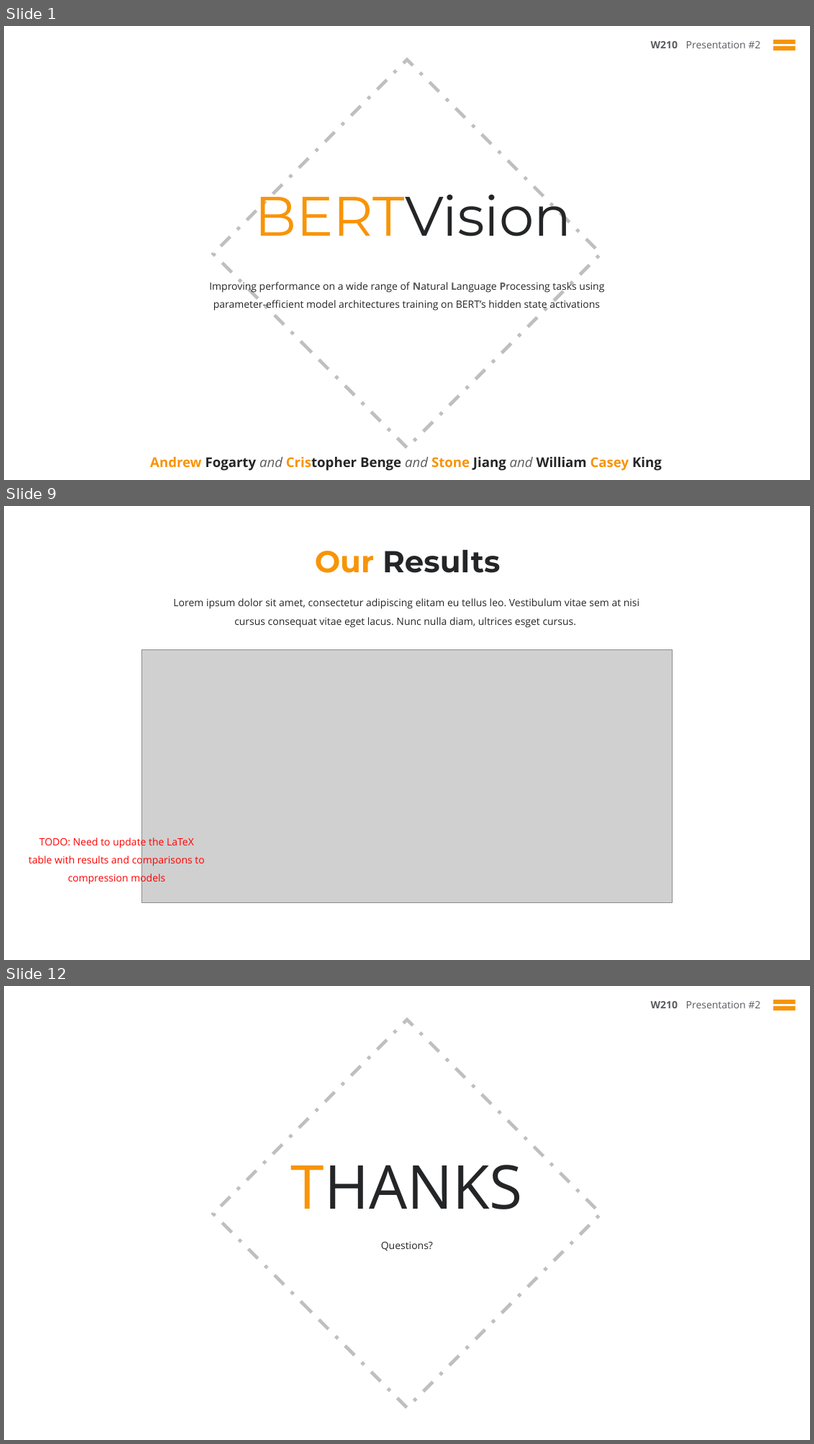
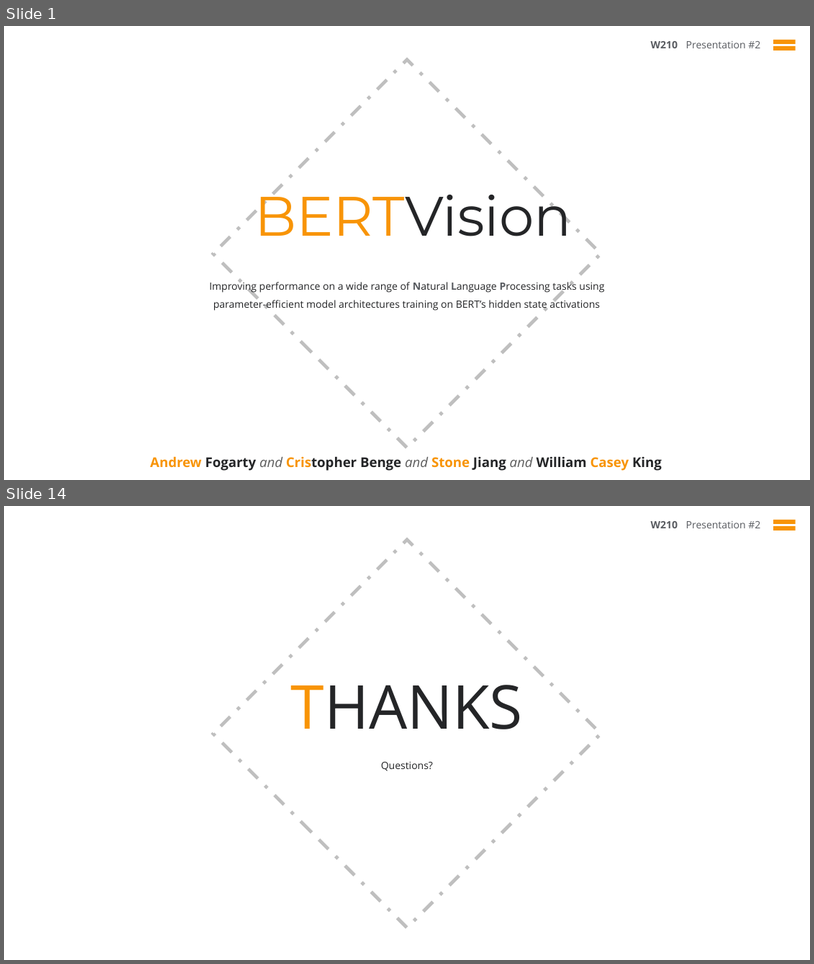
Before and after one commit to cbenge509/BERTVision, a slide deck: presentation/capstone/week_10/capstone__jiang_benge_fogarty_king__week_10.pptx. Shown one above the other, each under a label of ours: slides 1, 9 and 12 before the commit, slides 1 and 14 after it; the slides between them are not shown. The pictures are 814x1444 and 814x964 pixels, drawn with LibreOffice and Linux fonts; fonts in the diff are those of the drawing; grey boxes stand for pictures; background and template pictures are left out. Boxes give left, top, right and bottom in pixels: in the first picture for what was removed or moved away, otherwise in the second. Text is boxed around its words. In the diff, an @@ line names an element or a change of style, - is before the commit and + after.

```diff
--- a/presentation/capstone/week_10/capstone__jiang_benge_fogarty_king__week_10.pptx
+++ b/presentation/capstone/week_10/capstone__jiang_benge_fogarty_king__week_10.pptx
@@ slide 9 removed at (4,506,810,960), background #FFFFFF @@
@@ text removed at (315,550,500,573) @@
-Our Results
@@ text removed at (173,598,640,628) @@
-Lorem ipsum dolor sit amet, consectetur adipiscing elitam eu tellus leo. Vestibulum vitae sem at nisi cursus consequat vitae eget lacus. Nunc nulla diam, ultrices esget cursus.
@@ picture removed at (142,650,672,903) @@
@@ text removed at (28,836,204,885) @@
-TODO: Need to update the LaTeX table with results and comparisons to compression models
@@ what was slide 12 is now slide 14 @@
```
Also in this commit, not shown: 2 slides changed, 10 slides added, 7 other slides removed, 2 other files.
